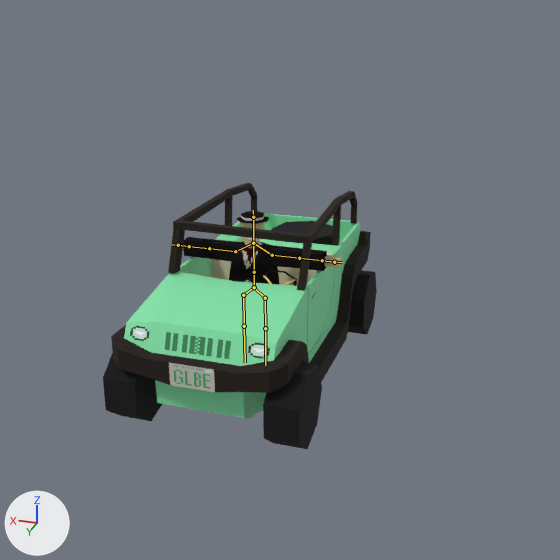
The Blender file Assets/Player/Model/TheCar.blend as it was, and as the next commit left it.
One viewpoint serves both versions: the file's camera 'Camera'. Every picture has the same lights, and +X, +Y and +Z are marked at lower left. The bones that bend it are drawn over the model as lines.

Names of what the first picture shows: 'Chassis', 'Hat', 'Head', 'Left Hand', 'Right Hand', 'Roll Bar', 'Spare Tire', 'Suit', 'Tire-FL', 'Tire-FR', 'Tire-RR'.
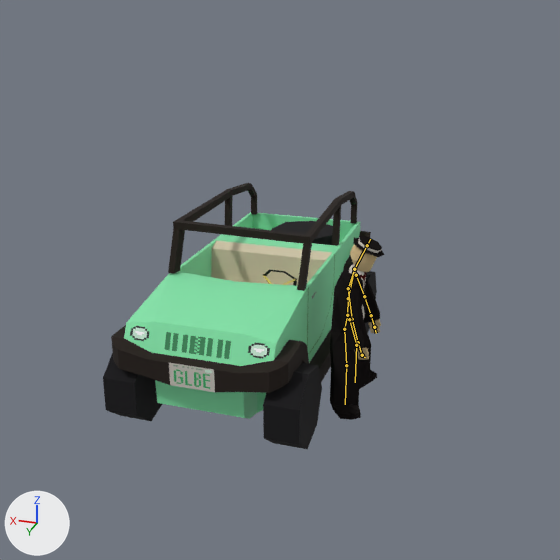
The newer file adds an action. The first version stands in its rest pose; the second is drawn at frame 30 of the action 'Sad_Idle'.

Location of each change, (x1, y1, x2, y2) in pixels of the pictures (560 x 560 px):
'Suit', posed: before (183, 237, 327, 284); after (330, 264, 380, 420)
'Hat', posed (57% taller): before (236, 211, 269, 224); after (353, 236, 385, 257)
'Head', posed: before (241, 222, 264, 246); after (350, 244, 377, 272)
'Left Hand', posed: before (325, 255, 341, 268); after (368, 319, 381, 333)
'Right Hand', posed (not visible before): after (354, 347, 369, 360)
'Tire-RR', unchanged, covered by the edit: before (348, 270, 377, 334); after (365, 271, 377, 334)
bone 'Torso', root to tip: before (254, 287) to (254, 272); after (347, 315) to (348, 298)
bone 'Chest', root to tip: before (254, 272) to (253, 243); after (348, 298) to (354, 269)
bone 'Head', root to tip: before (253, 243) to (253, 217); after (354, 269) to (367, 245)
bone 'Left Shoulder', root to tip: before (253, 243) to (272, 255); after (354, 269) to (356, 275)
bone 'Left UpperArm', root to tip: before (272, 255) to (299, 258); after (356, 275) to (364, 296)
bone 'Left ForeArm', root to tip: before (299, 258) to (322, 260); after (364, 296) to (371, 315)
bone 'Left Hand', root to tip: before (322, 260) to (334, 262); after (371, 315) to (374, 327)
bone 'Left Fingers', root to tip: before (334, 262) to (341, 262); after (374, 327) to (376, 333)
bone 'Right Shoulder', root to tip: before (253, 243) to (235, 251); after (354, 269) to (348, 288)
bone 'Right UpperArm', root to tip: before (235, 251) to (209, 248); after (348, 288) to (352, 319)
bone 'Right ForeArm', root to tip: before (209, 248) to (189, 246); after (352, 319) to (358, 342)
bone 'Right Hand', root to tip: before (189, 246) to (178, 245); after (358, 342) to (362, 355)
bone 'Right Fingers', root to tip: before (178, 245) to (172, 244); after (362, 355) to (365, 357)
bone 'Left UpperLeg', root to tip: before (265, 298) to (265, 328); after (349, 319) to (356, 345)
bone 'Left LowerLeg', root to tip: before (265, 328) to (265, 365); after (356, 345) to (355, 382)
bone 'Right UpperLeg', root to tip: before (243, 295) to (244, 326); after (344, 329) to (346, 365)
bone 'Right LowerLeg', root to tip: before (244, 326) to (245, 362); after (346, 365) to (345, 404)

Diff of the bpy script that builds the scene:
```diff
--- a/Assets/Player/Model/TheCar.blend.py
+++ b/Assets/Player/Model/TheCar.blend.py
@@ bone_torso @@
 bone_torso = bpy.data.objects['Armature'].pose.bones['Torso']
-bone_torso.location = (0.0, 0.0, 0.0)
-bone_torso.rotation_quaternion = (1.0, 0.0, 0.0, 0.0)  # degrees (0, 0, 0)
+bone_torso.location = (1.114, -0.081, 0.24)
+bone_torso.rotation_quaternion = (0.7, 0.0, 0.714, 0.0)  # degrees (0, 91, 0)
@@ bone_chest @@
 bone_chest = bpy.data.objects['Armature'].pose.bones['Chest']  # child of 'Torso'
-bone_chest.rotation_quaternion = (1.0, 0.0, 0.0, 0.0)  # degrees (0, 0, 0)
+bone_chest.rotation_quaternion = (0.996, 0.086, 0.0, 0.0)  # degrees (10, 0, 0)
@@ bone_head @@
 bone_head = bpy.data.objects['Armature'].pose.bones['Head']  # child of 'Chest'
-bone_head.rotation_quaternion = (1.0, 0.0, 0.0, 0.0)  # degrees (0, 0, 0)
+bone_head.rotation_quaternion = (0.94, 0.117, 0.319, 0.04)  # degrees (18, 36, 11)
@@ bone_left_shoulder @@
 bone_left_shoulder = bpy.data.objects['Armature'].pose.bones['Left Shoulder']  # child of 'Chest'
-bone_left_shoulder.rotation_quaternion = (1.0, 0.0, 0.0, 0.0)  # degrees (0, 0, 0)
+bone_left_shoulder.rotation_quaternion = (0.999, 0.0, 0.0, -0.053)  # degrees (0, 0, -6)
@@ bone_left_upperarm @@
 bone_left_upperarm = bpy.data.objects['Armature'].pose.bones['Left UpperArm']  # child of 'Left Shoulder'
-bone_left_upperarm.rotation_quaternion = (1.0, 0.0, 0.0, 0.0)  # degrees (0, 0, 0)
+bone_left_upperarm.rotation_quaternion = (0.751, 0.428, 0.411, -0.291)  # degrees (54, 60, -10)
@@ bone_left_forearm @@
 bone_left_forearm = bpy.data.objects['Armature'].pose.bones['Left ForeArm']  # child of 'Left UpperArm'
-bone_left_forearm.rotation_quaternion = (1.0, 0.0, 0.0, 0.0)  # degrees (0, 0, 0)
+bone_left_forearm.rotation_quaternion = (0.994, 0.106, 0.0, 0.0)  # degrees (12, 0, 0)
@@ bone_left_hand @@
 bone_left_hand = bpy.data.objects['Armature'].pose.bones['Left Hand']  # child of 'Left ForeArm'
-bone_left_hand.rotation_quaternion = (1.0, 0.0, 0.0, 0.0)  # degrees (0, 0, 0)
+bone_left_hand.rotation_quaternion = (0.995, 0.101, 0.0, 0.0)  # degrees (12, 0, 0)
@@ bone_left_fingers @@
 bone_left_fingers = bpy.data.objects['Armature'].pose.bones['Left Fingers']  # child of 'Left Hand'
-bone_left_fingers.rotation_quaternion = (1.0, 0.0, 0.0, 0.0)  # degrees (0, 0, 0)
+bone_left_fingers.rotation_quaternion = (0.939, 0.343, 0.0, 0.0)  # degrees (40, 0, 0)
@@ bone_right_shoulder @@
 bone_right_shoulder = bpy.data.objects['Armature'].pose.bones['Right Shoulder']  # child of 'Chest'
-bone_right_shoulder.rotation_quaternion = (1.0, 0.0, 0.0, 0.0)  # degrees (0, 0, 0)
+bone_right_shoulder.rotation_quaternion = (0.999, 0.0, 0.0, 0.053)  # degrees (0, 0, 6)
@@ bone_right_upperarm @@
 bone_right_upperarm = bpy.data.objects['Armature'].pose.bones['Right UpperArm']  # child of 'Right Shoulder'
-bone_right_upperarm.rotation_quaternion = (1.0, 0.0, 0.0, 0.0)  # degrees (0, 0, 0)
+bone_right_upperarm.rotation_quaternion = (0.751, 0.428, -0.411, 0.291)  # degrees (54, -60, 10)
@@ bone_right_forearm @@
 bone_right_forearm = bpy.data.objects['Armature'].pose.bones['Right ForeArm']  # child of 'Right UpperArm'
-bone_right_forearm.rotation_quaternion = (1.0, 0.0, 0.0, 0.0)  # degrees (0, 0, 0)
+bone_right_forearm.rotation_quaternion = (0.994, 0.106, 0.0, 0.0)  # degrees (12, 0, 0)
@@ bone_right_hand @@
 bone_right_hand = bpy.data.objects['Armature'].pose.bones['Right Hand']  # child of 'Right ForeArm'
-bone_right_hand.rotation_quaternion = (1.0, 0.0, 0.0, 0.0)  # degrees (0, 0, 0)
+bone_right_hand.rotation_quaternion = (0.995, 0.101, 0.0, 0.0)  # degrees (12, 0, 0)
@@ bone_right_fingers @@
 bone_right_fingers = bpy.data.objects['Armature'].pose.bones['Right Fingers']  # child of 'Right Hand'
-bone_right_fingers.rotation_quaternion = (1.0, 0.0, 0.0, 0.0)  # degrees (0, 0, 0)
+bone_right_fingers.rotation_quaternion = (0.939, 0.343, 0.0, 0.0)  # degrees (40, 0, 0)
@@ bone_left_upperleg @@
 bone_left_upperleg = bpy.data.objects['Armature'].pose.bones['Left UpperLeg']  # child of 'Left Hip'
-bone_left_upperleg.rotation_quaternion = (1.0, 0.0, 0.0, 0.0)  # degrees (0, 0, 0)
+bone_left_upperleg.rotation_quaternion = (0.828, 0.104, -0.526, -0.164)  # degrees (39, -57, -44)
@@ bone_left_lowerleg @@
 bone_left_lowerleg = bpy.data.objects['Armature'].pose.bones['Left LowerLeg']  # child of 'Left UpperLeg'
-bone_left_lowerleg.rotation_quaternion = (1.0, 0.0, 0.0, 0.0)  # degrees (0, 0, 0)
+bone_left_lowerleg.rotation_quaternion = (0.981, 0.0, 0.0, 0.195)  # degrees (0, 0, 22)
@@ bone_right_upperleg @@
 bone_right_upperleg = bpy.data.objects['Armature'].pose.bones['Right UpperLeg']  # child of 'Right Hip'
-bone_right_upperleg.rotation_quaternion = (1.0, 0.0, 0.0, 0.0)  # degrees (0, 0, 0)
+bone_right_upperleg.rotation_quaternion = (0.828, 0.104, 0.526, 0.164)  # degrees (39, 57, 44)
@@ bone_right_lowerleg @@
 bone_right_lowerleg = bpy.data.objects['Armature'].pose.bones['Right LowerLeg']  # child of 'Right UpperLeg'
-bone_right_lowerleg.rotation_quaternion = (1.0, 0.0, 0.0, 0.0)  # degrees (0, 0, 0)
+bone_right_lowerleg.rotation_quaternion = (0.981, 0.0, 0.0, -0.195)  # degrees (0, 0, -22)
```
